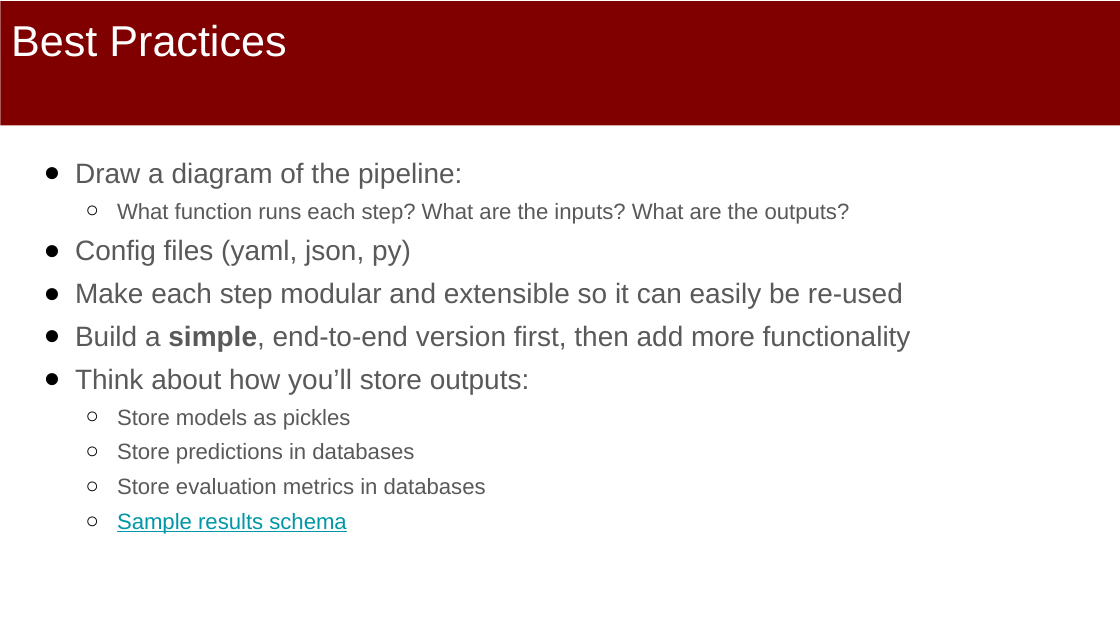
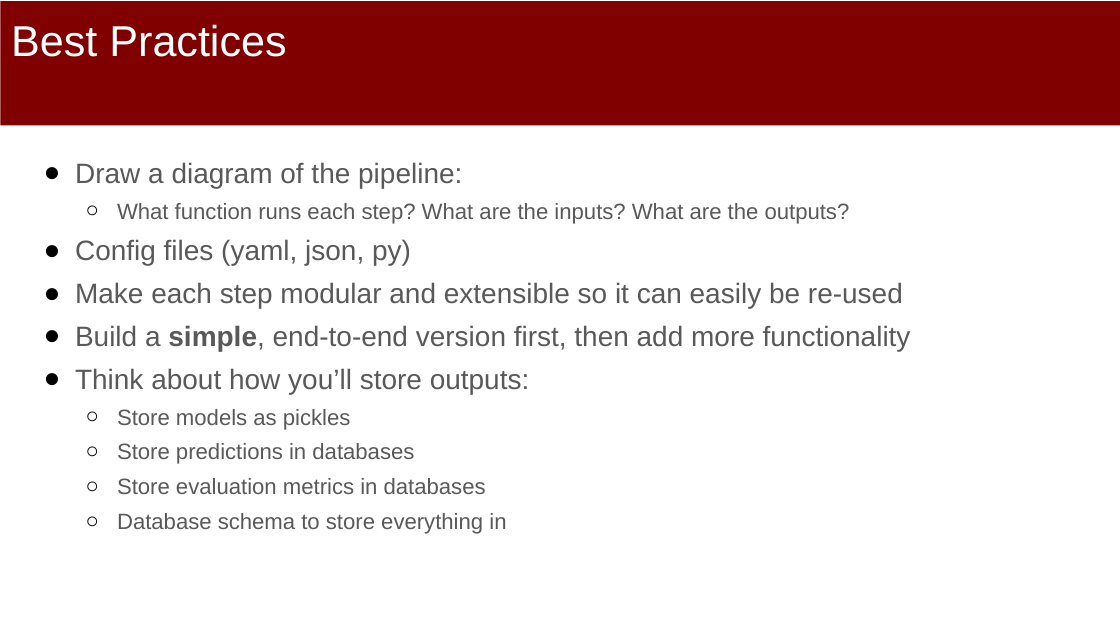
Before and after one commit to dssg/MLinPractice, a slide deck: slide 25 of Lectures/Lecture8-Machine-Learning-Pipelines.pptx (slide 29 before the commit). Drawn at 1120x630 pixels with LibreOffice and Linux fonts; fonts in the diff are those of the drawing. Boxes give left, top, right and bottom in pixels: in the first picture for what was removed or moved away, otherwise in the second. Text is boxed around its words. In the diff, an @@ line names an element or a change of style, - is before the commit and + after.

```diff
--- a/Lectures/Lecture8-Machine-Learning-Pipelines.pptx
+++ b/Lectures/Lecture8-Machine-Learning-Pipelines.pptx
@@ text at (117, 513, 506, 534): text changed; text colour #0097A7 to #595959 @@
-  ○ Sample results schema
+  ○ Database schema to store everything in
```
Also in this commit, not shown: 3 other slides changed, 4 slides added, 10 slides removed.
